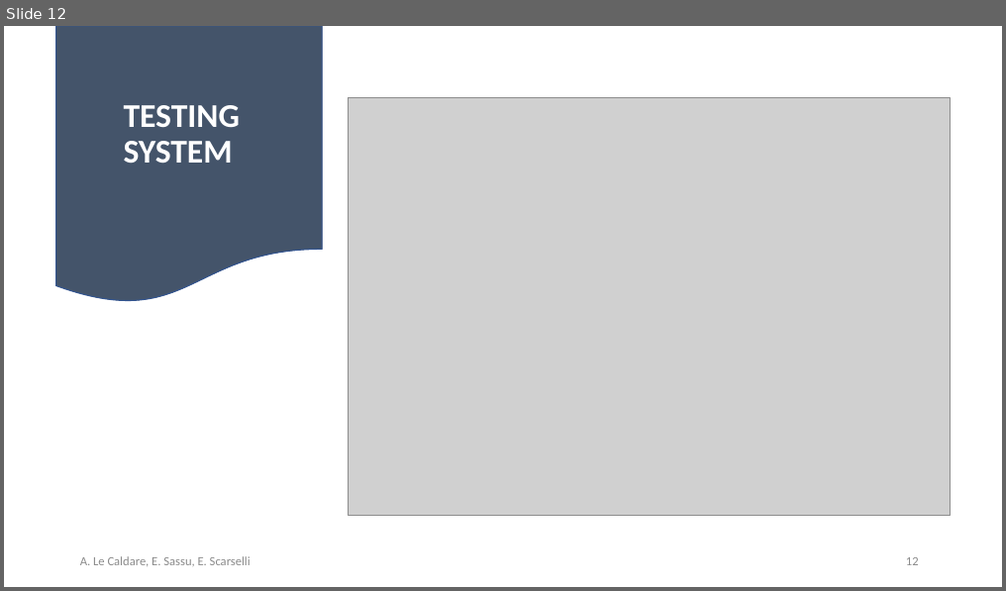
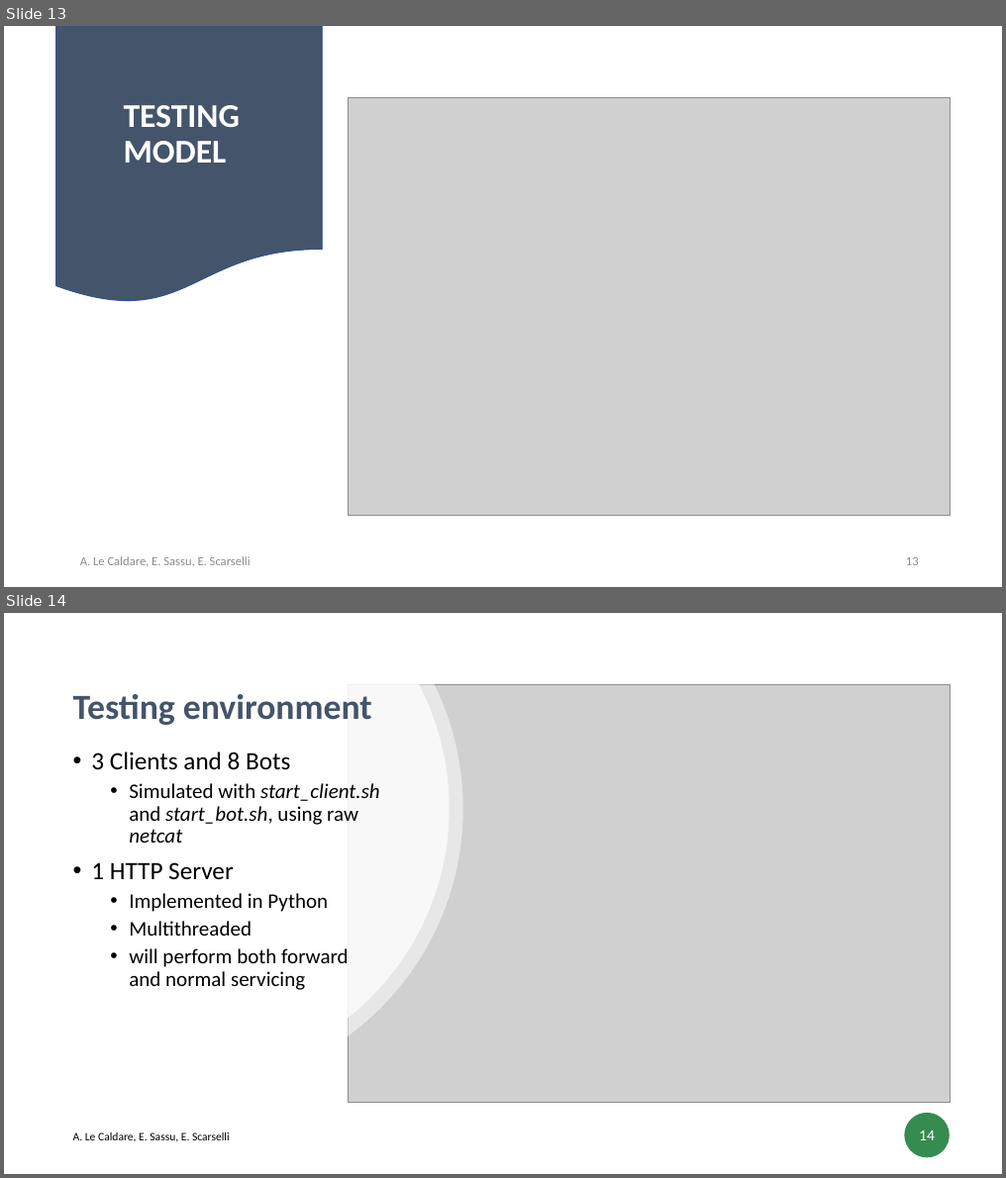
Before and after one commit to psoftware/ddosdefence-floodlight-controller, a slide deck: Docs/DDoSDefence.pptx. Shown one above the other, each under a label of ours: slide 12 before the commit, slides 13 and 14 after it. The pictures are 1006x591 and 1006x1178 pixels, drawn with LibreOffice and Linux fonts; fonts in the diff are those of the drawing; grey boxes stand for pictures. Boxes give left, top, right and bottom in pixels: in the first picture for what was removed or moved away, otherwise in the second. Text is boxed around its words. In the diff, an @@ line names an element or a change of style, - is before the commit and + after.

Commit message:
pptx: reworked all slides, added new images for server-controller interactions and bot and clients http request behaviors

```diff
--- a/Docs/DDoSDefence.pptx
+++ b/Docs/DDoSDefence.pptx
@@ slide 14 added at box(4, 613, 1002, 1174), background #FFFFFF @@
@@ freeform shape added at box(4, 613, 463, 1091), fill #FFFFFF at 50% opacity @@
@@ freeform shape added at box(4, 613, 450, 1075), fill #FFFFFF at 75% opacity @@
@@ text added at box(73, 694, 372, 725), 34 pt, text #44546A, bold @@
+Testing environment
@@ picture added at box(349, 685, 950, 1103) @@
@@ text added at box(91, 752, 380, 990), 20 pt, text #000000 @@
+• 3 Clients and 8 Bots
+  • Simulated with start_client.sh and start_bot.sh, using raw netcat
+• 1 HTTP Server
+  • Implemented in Python
+  • Multithreaded
+  • will perform both forward
+    and normal servicing
@@ page number added at box(905, 1113, 949, 1158), fill #368B50, 15 pt, text #FFFFFF @@
+14
@@ text added at box(73, 1133, 230, 1143), 11 pt, text #000000 @@
+A. Le Caldare, E. Sassu, E. Scarselli
@@ what was slide 12 is now slide 13 @@
@@ slide 13 changed as well @@
@@ title at box(124, 105, 240, 163): text changed @@
-TESTING SYSTEM
+TESTING MODEL
```
Also in this commit, not shown: 10 other slides changed, 2 other slides added, 3 slides removed, 2 other files.
